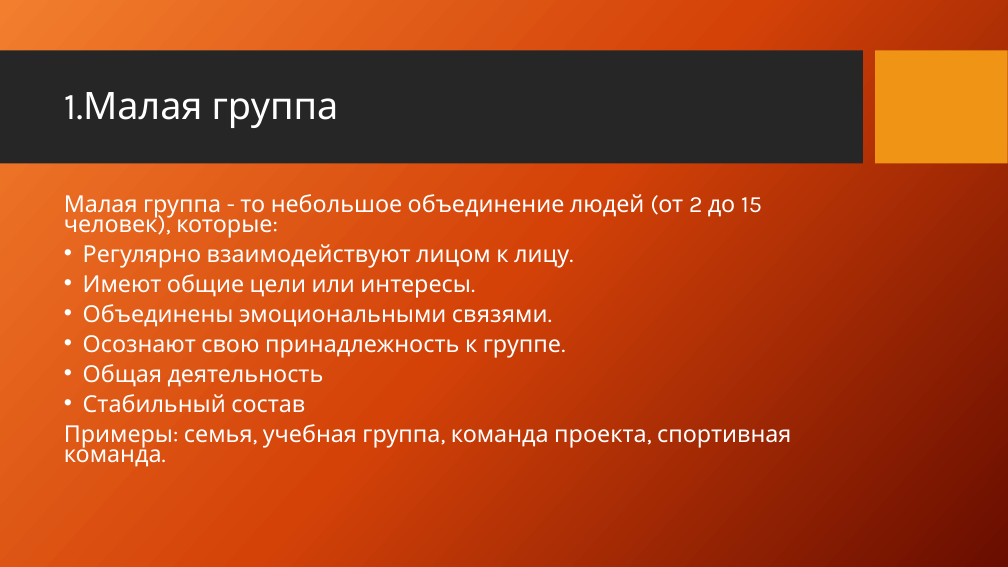
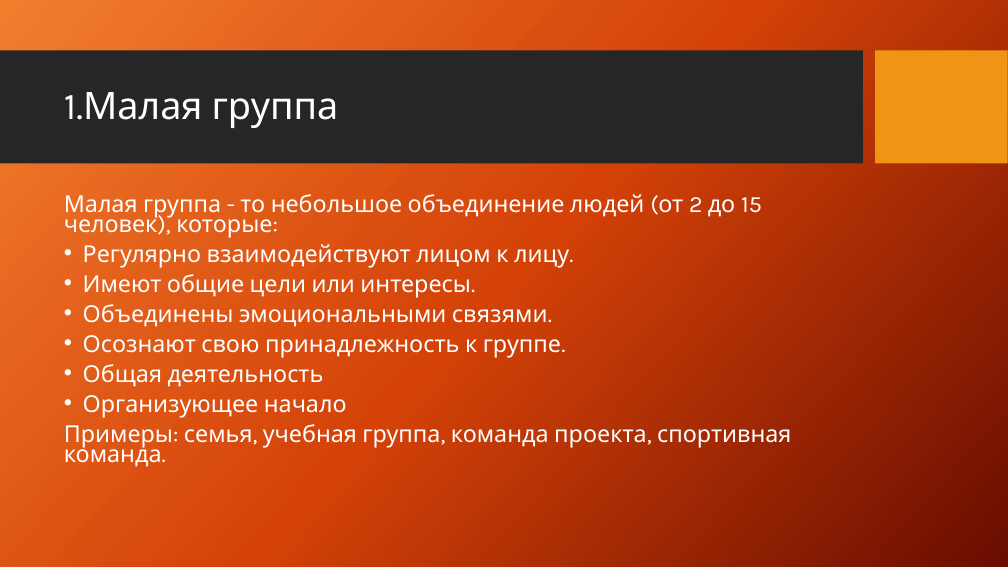
Before and after one commit to Idontlikeni/fourth_semestr, a slide deck: slide 2 of Psichology/Var27.pptx. Drawn at 1008x567 pixels with LibreOffice and Linux fonts; fonts in the diff are those of the drawing; background and template pictures are left out. Boxes give left, top, right and bottom in pixels: in the first picture for what was removed or moved away, otherwise in the second. Text is boxed around its words. In the diff, an @@ line names an element or a change of style, - is before the commit and + after.

```diff
--- a/Psichology/Var27.pptx
+++ b/Psichology/Var27.pptx
@@ text at [83, 395, 347, 418]: text changed @@
-• Стабильный состав
+• Организующее начало
```
Also in this commit, not shown: 1 other slide changed, 17 other files.
